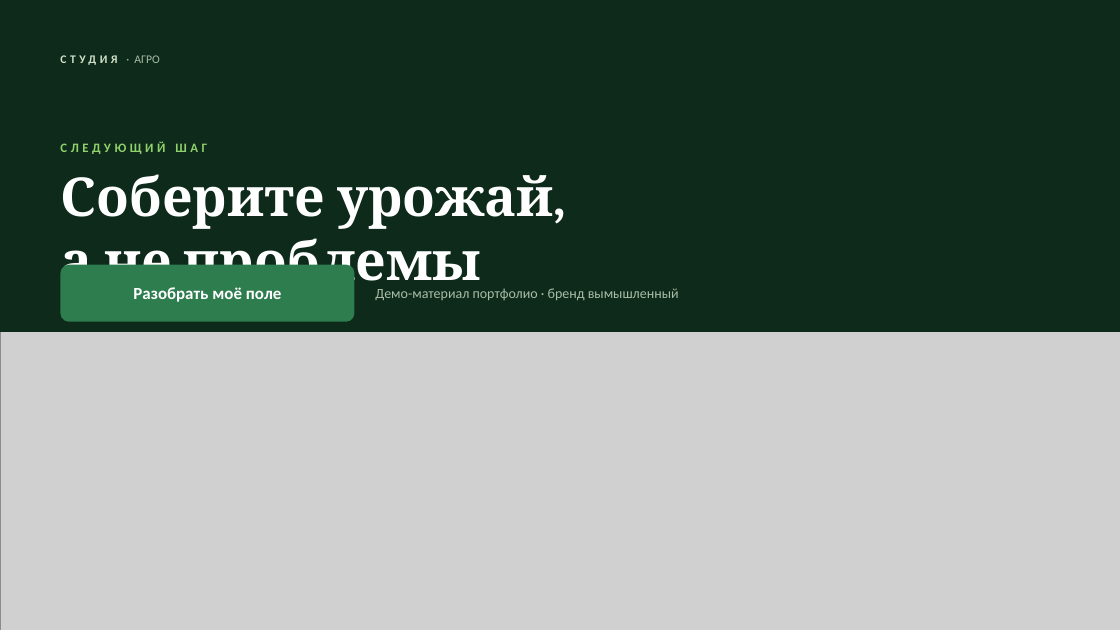
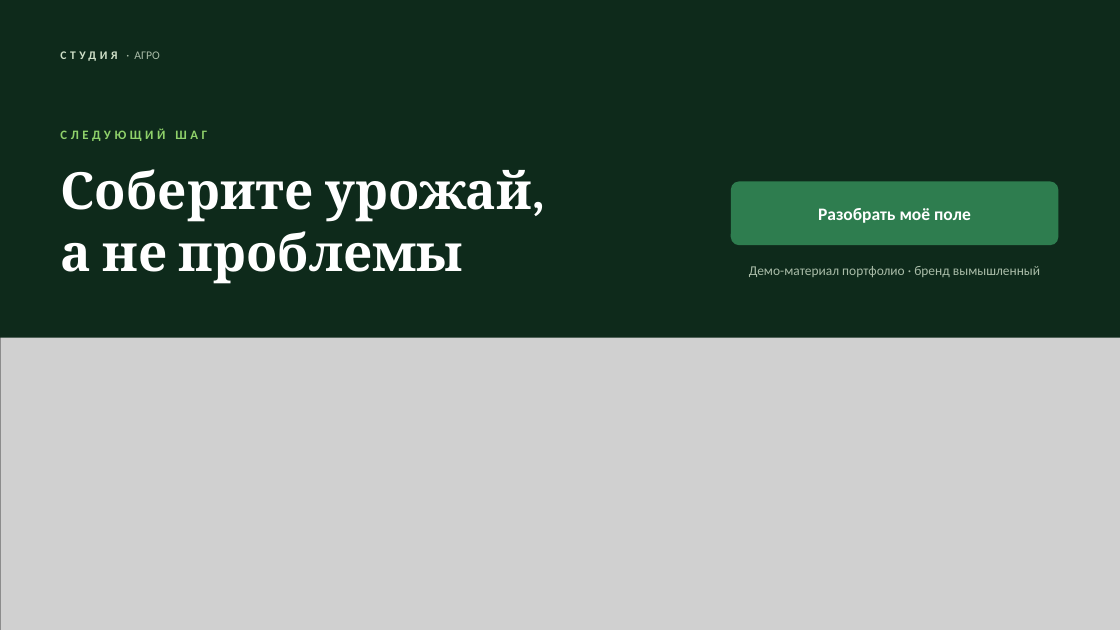
Before and after one commit to qa-novchenkova/studio, a slide deck: slide 10 of public/decks/agro.pptx. Drawn at 1120x630 pixels with LibreOffice and Linux fonts; fonts in the diff are those of the drawing; grey boxes stand for pictures. Boxes give left, top, right and bottom in pixels: in the first picture for what was removed or moved away, otherwise in the second. Text is boxed around its words. In the diff, an @@ line names an element or a change of style, - is before the commit and + after.

```diff
--- a/public/decks/agro.pptx
+++ b/public/decks/agro.pptx
@@ rectangle: place and size @@
-rectangle at box(0, 0, 1120, 332)
+rectangle at box(0, 0, 1120, 338)
@@ text "СТУДИЯ · АГРО": place and size @@
-text "СТУДИЯ · АГРО" at box(134, 55, 159, 63)
+text "СТУДИЯ · АГРО" at box(134, 51, 159, 59)
@@ text "СЛЕДУЮЩИЙ ШАГ": place and size @@
-text "СЛЕДУЮЩИЙ ШАГ" at box(60, 141, 207, 154)
+text "СЛЕДУЮЩИЙ ШАГ" at box(60, 128, 207, 141)
@@ text "Соберите урожай," at box(60, 169, 532, 284): size 46 to 44 pt @@
@@ text "Разобрать моё поле": place and size @@
-text "Разобрать моё поле" at box(133, 287, 282, 302)
+text "Разобрать моё поле" at box(818, 208, 971, 223)
@@ text "Разобрать моё поле" at box(818, 208, 971, 223): size 14.5 to 15 pt @@
@@ rounded rectangle: place and size @@
-rounded rectangle at box(60, 265, 355, 322)
+rounded rectangle at box(731, 181, 1059, 245)
@@ rounded rectangle at box(731, 181, 1059, 245): proportions changed @@
@@ text "Демо-материал портфолио · бренд вымышленный": place and size @@
-text "Демо-материал портфолио · бренд вымышленный" at box(375, 288, 679, 301)
+text "Демо-материал портфолио · бренд вымышленный" at box(749, 266, 1040, 277)
@@ text "Демо-материал портфолио · бренд вымышленный" at box(749, 266, 1040, 277): size 12 to 11.5 pt; alignment left to centre @@
@@ picture: place and size @@
-picture at box(0, 328, 1120, 630)
+picture at box(0, 336, 1120, 630)
```
Also in this commit, not shown: 4 other slides changed, 8 other files.
